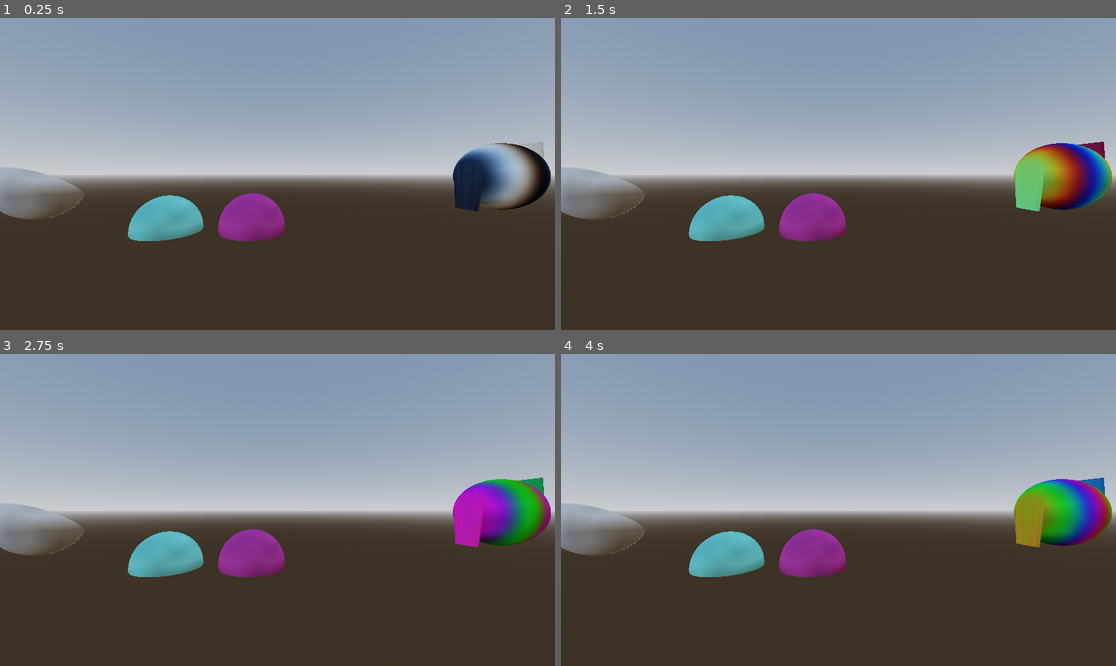
Above: before the commit, frames 1-4 (two rows, left to right).
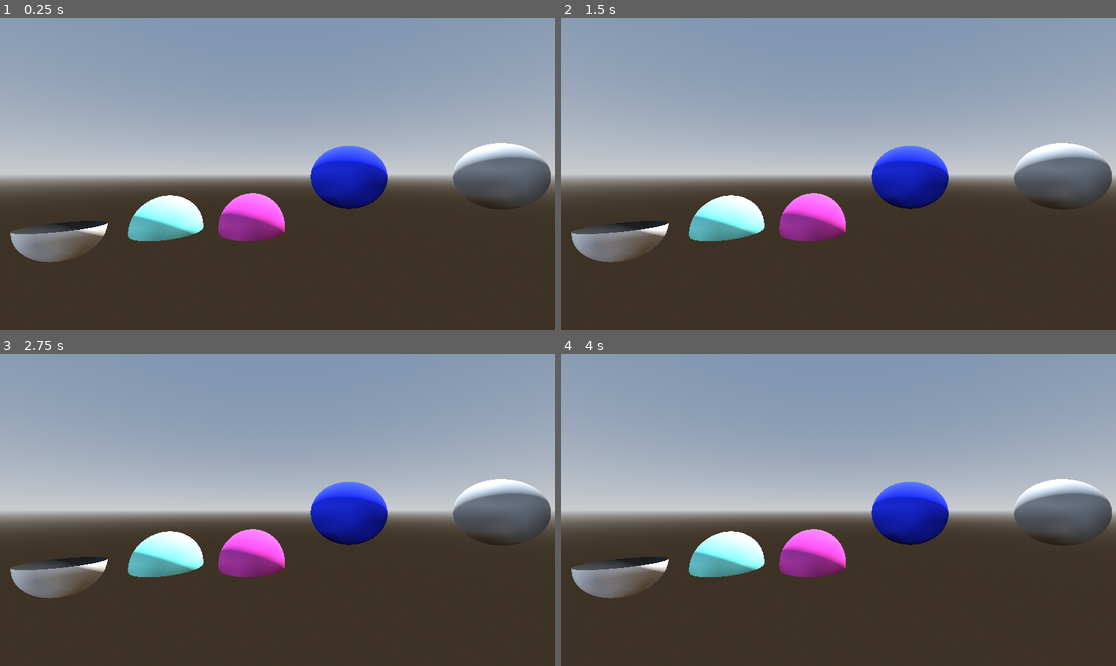
Above: after the commit, the same moments.

Repository: cpoll/sandbox-godot
Game: Godot game, scene res://main.tscn
The game is run twice, just before and just after one commit, with the same random seed, the same clock (stepped at 60 frames per second) and the same inputs.
Inputs:
- Up to frame 1 (0.25 s): no input
- Up to frame 2 (1.5 s): no input
- Up to frame 3 (2.75 s): no input
- Up to frame 4 (4 s): no input

The runs differ from the first frame. In frame 1, 10% of the frame differs, in the area x 0-100%, y 39-79%; in frame 2, 10%; in frame 3, 10%; in frame 4, 10%.

Commit message:
burn shader working -- but how do I add it to an existing material?

Diff:
--- /dev/null
+++ b/Materials/burn.tres
@@ -0,0 +1,3 @@
+[gd_resource type="SphereMesh" format=3 uid="uid://msel4q8lagkv"]
+
+[resource]
--- /dev/null
+++ b/Materials/burn2.tres
@@ -0,0 +1,62 @@
+[gd_resource type="ShaderMaterial" load_steps=5 format=3 uid="uid://ckckoehlw40pa"]
+
+[sub_resource type="Shader" id="Shader_5u114"]
+code = "shader_type spatial;
+render_mode cull_disabled, blend_mix;
+
+
+// Varyings
+varying vec3 var_WorldPos;
+
+uniform vec4 base_color : source_color = vec4(0.541729, 0.965740, 0.914706, 1.000000);
+uniform sampler2D perlin : filter_nearest;
+
+/**
+ * Set between 0.0 and 1.0
+ */
+uniform float burn_thresh = 0.0;
+
+void vertex() {
+	var_WorldPos = (MODEL_MATRIX * vec4(VERTEX, 1.0)).xyz;
+}
+
+void fragment() {
+// Output:0
+	// ALBEDO = vec3(base_color.xyz);
+    //ALBEDO = texture(perlin, UV).rgb;
+    float a = texture(perlin, UV).r;
+    ALPHA = a;
+    // This doesn't seem to work as a pass-through... If the alpha is 0.0, we see the material underneath.
+    // and if it's 1.0, we only see the burn material (white albedo, unless it's the red edge effect).
+
+    // If the alpha is only slightly above the burn_thresh, color it red to look like a burning edge
+    // TODO: This can be a step or something, right?
+    if(a > burn_thresh && a < (burn_thresh+0.1)) {
+        ALBEDO = vec3(1.0, 0.0, 0.0);
+    }
+
+
+   // ALPHA = var_WorldPos.g;
+	ALPHA_SCISSOR_THRESHOLD = burn_thresh;
+}
+"
+
+[sub_resource type="Gradient" id="Gradient_7mycd"]
+offsets = PackedFloat32Array(0, 0.132673, 1)
+colors = PackedColorArray(0, 0, 0, 1, 0.0158416, 0.0158416, 0.0158416, 1, 1, 1, 1, 1)
+
+[sub_resource type="FastNoiseLite" id="FastNoiseLite_272bh"]
+noise_type = 3
+
+[sub_resource type="NoiseTexture2D" id="NoiseTexture2D_7mycd"]
+seamless = true
+seamless_blend_skirt = 0.169
+color_ramp = SubResource("Gradient_7mycd")
+noise = SubResource("FastNoiseLite_272bh")
+
+[resource]
+render_priority = 0
+shader = SubResource("Shader_5u114")
+shader_parameter/base_color = Color(0.541729, 0.96574, 0.914706, 1)
+shader_parameter/perlin = SubResource("NoiseTexture2D_7mycd")
+shader_parameter/burn_thresh = 0.31
--- a/Materials/shader1.tres
+++ b/Materials/shader1.tres
@@ -1,8 +1,3 @@
-[gd_resource type="ShaderMaterial" load_steps=2 format=3 uid="uid://b5sb2y6subx1b"]
-
-[ext_resource type="Shader" uid="uid://o2tms2gbajau" path="res://Shaders/shader1.gdshader" id="1_qtxfr"]
+[gd_resource type="ShaderMaterial" format=3 uid="uid://b5sb2y6subx1b"]
 
 [resource]
-render_priority = 0
-shader = ExtResource("1_qtxfr")
-shader_parameter/wave_height = 0.515
--- a/Materials/warp.tres
+++ b/Materials/warp.tres
@@ -5,3 +5,4 @@
 [resource]
 render_priority = 0
 shader = ExtResource("1_tiks5")
+shader_parameter/threshold = 0.0
--- /dev/null
+++ b/Shaders/burn.gdshader
@@ -0,0 +1,37 @@
+shader_type spatial;
+render_mode cull_disabled;
+
+
+// Varyings
+varying vec3 var_WorldPos;
+
+uniform vec4 base_color : source_color = vec4(0.541729, 0.965740, 0.914706, 1.000000);
+uniform sampler2D perlin : filter_nearest;
+
+/**
+ * Set between 0.0 and 1.0
+ */
+uniform float burn_thresh = 0.0;
+
+void vertex() {
+	var_WorldPos = (MODEL_MATRIX * vec4(VERTEX, 1.0)).xyz;
+}
+
+void fragment() {
+// Output:0
+	// ALBEDO = vec3(base_color.xyz);
+    //ALBEDO = texture(perlin, UV).rgb;
+
+    float a = texture(perlin, UV).r;
+    ALPHA = a;
+
+    // If the alpha is only slightly above the burn_thresh, color it red to look like a burning edge
+    // TODO: This can be a step or something, right?
+    if(a > burn_thresh && a < (burn_thresh+0.1)) {
+        ALBEDO = vec3(1.0, 0.0, 0.0);
+    }
+
+
+   // ALPHA = var_WorldPos.g;
+	ALPHA_SCISSOR_THRESHOLD = burn_thresh;
+}
--- /dev/null
+++ b/Shaders/test.tres
@@ -0,0 +1,220 @@
+[gd_resource type="VisualShader" load_steps=12 format=3 uid="uid://nydrj3b4jffy"]
+
+[ext_resource type="Script" uid="uid://d2347d7grykfe" path="res://perlin_noise_3d.gd" id="1_ljctg"]
+
+[sub_resource type="VisualShaderNodeCustom" id="VisualShaderNodeCustom_h26ei"]
+default_input_values = [2, 10.0]
+initialized = true
+script = ExtResource("1_ljctg")
+
+[sub_resource type="VisualShaderNodeFloatConstant" id="VisualShaderNodeFloatConstant_ljctg"]
+
+[sub_resource type="VisualShaderNodeVaryingGetter" id="VisualShaderNodeVaryingGetter_h26ei"]
+varying_name = "WorldPos"
+varying_type = 4
+
+[sub_resource type="VisualShaderNodeFloatConstant" id="VisualShaderNodeFloatConstant_h26ei"]
+constant = 0.5
+
+[sub_resource type="VisualShaderNodeVaryingGetter" id="VisualShaderNodeVaryingGetter_ljctg"]
+expanded_output_ports = [0]
+varying_name = "Vertex"
+varying_type = 4
+
+[sub_resource type="VisualShaderNodeVaryingSetter" id="VisualShaderNodeVaryingSetter_angqo"]
+varying_name = "WorldPos"
+varying_type = 4
+
+[sub_resource type="VisualShaderNodeInput" id="VisualShaderNodeInput_3nhan"]
+input_name = "vertex"
+
+[sub_resource type="VisualShaderNodeInput" id="VisualShaderNodeInput_4ic4a"]
+input_name = "model_matrix"
+
+[sub_resource type="VisualShaderNodeTransformVecMult" id="VisualShaderNodeTransformVecMult_vtuhc"]
+
+[sub_resource type="VisualShaderNodeVaryingSetter" id="VisualShaderNodeVaryingSetter_ljctg"]
+varying_name = "Vertex"
+varying_type = 4
+
+[resource]
+code = "shader_type spatial;
+render_mode blend_mix, depth_draw_opaque, cull_disabled, diffuse_lambert, specular_schlick_ggx;
+
+
+// Varyings
+varying vec3 var_WorldPos;
+varying vec3 var_Vertex;
+
+
+
+// PerlinNoise3D
+
+        vec3 mod289_3(vec3 x) {
+            return x - floor(x * (1.0 / 289.0)) * 289.0;
+        }
+
+        vec4 mod289_4(vec4 x) {
+            return x - floor(x * (1.0 / 289.0)) * 289.0;
+        }
+
+        vec4 permute(vec4 x) {
+            return mod289_4(((x * 34.0) + 1.0) * x);
+        }
+
+        vec4 taylorInvSqrt(vec4 r) {
+            return 1.79284291400159 - 0.85373472095314 * r;
+        }
+
+        vec3 fade(vec3 t) {
+            return t * t * t * (t * (t * 6.0 - 15.0) + 10.0);
+        }
+
+        // Classic Perlin noise.
+        float cnoise(vec3 P) {
+            vec3 Pi0 = floor(P); // Integer part for indexing.
+            vec3 Pi1 = Pi0 + vec3(1.0); // Integer part + 1.
+            Pi0 = mod289_3(Pi0);
+            Pi1 = mod289_3(Pi1);
+            vec3 Pf0 = fract(P); // Fractional part for interpolation.
+            vec3 Pf1 = Pf0 - vec3(1.0); // Fractional part - 1.0.
+            vec4 ix = vec4(Pi0.x, Pi1.x, Pi0.x, Pi1.x);
+            vec4 iy = vec4(Pi0.yy, Pi1.yy);
+            vec4 iz0 = vec4(Pi0.z);
+            vec4 iz1 = vec4(Pi1.z);
+
+            vec4 ixy = permute(permute(ix) + iy);
+            vec4 ixy0 = permute(ixy + iz0);
+            vec4 ixy1 = permute(ixy + iz1);
+
+            vec4 gx0 = ixy0 * (1.0 / 7.0);
+            vec4 gy0 = fract(floor(gx0) * (1.0 / 7.0)) - 0.5;
+            gx0 = fract(gx0);
+            vec4 gz0 = vec4(0.5) - abs(gx0) - abs(gy0);
+            vec4 sz0 = step(gz0, vec4(0.0));
+            gx0 -= sz0 * (step(0.0, gx0) - 0.5);
+            gy0 -= sz0 * (step(0.0, gy0) - 0.5);
+
+            vec4 gx1 = ixy1 * (1.0 / 7.0);
+            vec4 gy1 = fract(floor(gx1) * (1.0 / 7.0)) - 0.5;
+            gx1 = fract(gx1);
+            vec4 gz1 = vec4(0.5) - abs(gx1) - abs(gy1);
+            vec4 sz1 = step(gz1, vec4(0.0));
+            gx1 -= sz1 * (step(0.0, gx1) - 0.5);
+            gy1 -= sz1 * (step(0.0, gy1) - 0.5);
+
+            vec3 g000 = vec3(gx0.x, gy0.x, gz0.x);
+            vec3 g100 = vec3(gx0.y, gy0.y, gz0.y);
+            vec3 g010 = vec3(gx0.z, gy0.z, gz0.z);
+            vec3 g110 = vec3(gx0.w, gy0.w, gz0.w);
+            vec3 g001 = vec3(gx1.x, gy1.x, gz1.x);
+            vec3 g101 = vec3(gx1.y, gy1.y, gz1.y);
+            vec3 g011 = vec3(gx1.z, gy1.z, gz1.z);
+            vec3 g111 = vec3(gx1.w, gy1.w, gz1.w);
+
+            vec4 norm0 = taylorInvSqrt(vec4(dot(g000, g000), dot(g010, g010), dot(g100, g100), dot(g110, g110)));
+            g000 *= norm0.x;
+            g010 *= norm0.y;
+            g100 *= norm0.z;
+            g110 *= norm0.w;
+            vec4 norm1 = taylorInvSqrt(vec4(dot(g001, g001), dot(g011, g011), dot(g101, g101), dot(g111, g111)));
+            g001 *= norm1.x;
+            g011 *= norm1.y;
+            g101 *= norm1.z;
+            g111 *= norm1.w;
+
+            float n000 = dot(g000, Pf0);
+            float n100 = dot(g100, vec3(Pf1.x, Pf0.yz));
+            float n010 = dot(g010, vec3(Pf0.x, Pf1.y, Pf0.z));
+            float n110 = dot(g110, vec3(Pf1.xy, Pf0.z));
+            float n001 = dot(g001, vec3(Pf0.xy, Pf1.z));
+            float n101 = dot(g101, vec3(Pf1.x, Pf0.y, Pf1.z));
+            float n011 = dot(g011, vec3(Pf0.x, Pf1.yz));
+            float n111 = dot(g111, Pf1);
+
+            vec3 fade_xyz = fade(Pf0);
+            vec4 n_z = mix(vec4(n000, n100, n010, n110), vec4(n001, n101, n011, n111), fade_xyz.z);
+            vec2 n_yz = mix(n_z.xy, n_z.zw, fade_xyz.y);
+            float n_xyz = mix(n_yz.x, n_yz.y, fade_xyz.x);
+            return 2.2 * n_xyz;
+        }
+
+
+void vertex() {
+// Input:4
+	mat4 n_out4p0 = MODEL_MATRIX;
+
+
+// Input:3
+	vec3 n_out3p0 = VERTEX;
+
+
+// TransformVectorMult:5
+	vec3 n_out5p0 = (n_out4p0 * vec4(n_out3p0, 1.0)).xyz;
+
+
+// VaryingSetter:2
+	var_WorldPos = n_out5p0;
+
+
+// VaryingSetter:6
+	var_Vertex = n_out3p0;
+
+
+}
+
+void fragment() {
+// VaryingGetter:4
+	vec3 n_out4p0 = var_WorldPos;
+
+
+// FloatConstant:3
+	float n_out3p0 = 0.000000;
+
+
+	float n_out2p0;
+// PerlinNoise3D:2
+	float n_in2p2 = 10.00000;
+	{
+		n_out2p0 = cnoise(vec3((n_out4p0.xy + vec3(n_out3p0).xy) * n_in2p2, n_out3p0)) * 0.5 + 0.5;
+	}
+
+
+// FloatConstant:5
+	float n_out5p0 = 0.500000;
+
+
+// Output:0
+	ALPHA = n_out2p0;
+	ALPHA_SCISSOR_THRESHOLD = n_out5p0;
+
+
+}
+"
+modes/cull = 2
+varyings/WorldPos = "0,4"
+varyings/Vertex = "0,4"
+nodes/vertex/0/position = Vector2(1460, 20)
+nodes/vertex/2/node = SubResource("VisualShaderNodeVaryingSetter_angqo")
+nodes/vertex/2/position = Vector2(700, 280)
+nodes/vertex/3/node = SubResource("VisualShaderNodeInput_3nhan")
+nodes/vertex/3/position = Vector2(0, 300)
+nodes/vertex/4/node = SubResource("VisualShaderNodeInput_4ic4a")
+nodes/vertex/4/position = Vector2(20, 140)
+nodes/vertex/5/node = SubResource("VisualShaderNodeTransformVecMult_vtuhc")
+nodes/vertex/5/position = Vector2(400, 180)
+nodes/vertex/6/node = SubResource("VisualShaderNodeVaryingSetter_ljctg")
+nodes/vertex/6/position = Vector2(700, 420)
+nodes/vertex/connections = PackedInt32Array(4, 0, 5, 0, 3, 0, 5, 1, 5, 0, 2, 0, 3, 0, 6, 0)
+nodes/fragment/0/position = Vector2(1400, -20)
+nodes/fragment/2/node = SubResource("VisualShaderNodeCustom_h26ei")
+nodes/fragment/2/position = Vector2(680, 180)
+nodes/fragment/3/node = SubResource("VisualShaderNodeFloatConstant_ljctg")
+nodes/fragment/3/position = Vector2(360, 280)
+nodes/fragment/4/node = SubResource("VisualShaderNodeVaryingGetter_h26ei")
+nodes/fragment/4/position = Vector2(360, 140)
+nodes/fragment/5/node = SubResource("VisualShaderNodeFloatConstant_h26ei")
+nodes/fragment/5/position = Vector2(1020, 700)
+nodes/fragment/6/node = SubResource("VisualShaderNodeVaryingGetter_ljctg")
+nodes/fragment/6/position = Vector2(360, -60)
+nodes/fragment/connections = PackedInt32Array(3, 0, 2, 3, 5, 0, 0, 19, 2, 0, 0, 1, 3, 0, 2, 1, 4, 0, 2, 0)
--- a/Shaders/warp-visual.tres
+++ b/Shaders/warp-visual.tres
@@ -78,7 +78,6 @@
 
 }
 "
-graph_offset = Vector2(-279.049, -164.075)
 modes/cull = 2
 varyings/WorldPos = "0,4"
 nodes/vertex/0/position = Vector2(1460, 20)
--- a/Shaders/warp.gdshader
+++ b/Shaders/warp.gdshader
@@ -1,26 +1,39 @@
 shader_type spatial;
-// render_mode cull_disabled;
 render_mode cull_disabled;
 
 varying vec3 local_position;
 
+/**
+Threshold between 0.5 and -0.5. 0.5 is fully visible, -0.5 is fully gone.
+The object will warp/dissolve from top to bottom.
+*/
+uniform float threshold = 0.0;
+
 void vertex() {
 	// Pass the local vertex position to the fragment shader
 	local_position = VERTEX;
+    // world_position = (MODEL_MATRIX * vec4(VERTEX, 1.0)).xyz;
 }
 
 void fragment() {
-	float threshold = 0.0; // Adjust this value to control the transparency boundary
 	if (local_position.y > threshold) {
-		ALPHA = 0.0; // Fully transparent
+        // TODO: Next step is multiply some perlin noise on the edge?
+        // Maybe add it to the local_position.y. If it's too far it won't do anything, if it's close it'll set it solid only if the noise
+        // is solid.
+
+        // Also remember, you can multiply two black-or-white textures to get the intersection...
+		ALPHA = 0.0;
 	} else {
-		ALPHA = 1.0; // Fully opaque
+		ALPHA = 1.0;
 	}
 
-    //if(!FRONT_FACING) {
-        //ALBEDO = vec3(0.0, 0.0, 0.0);
-        //DEPTH = -100.0;
-    //}
+    // Essential. WTF Does this do? It makes ALPHA all-or-nothing, which somehow stops the Z-fighting.
+    // The z-fighting is something to do with the cull_disabled setting.
+    ALPHA_SCISSOR_THRESHOLD = 0.5;
+
+    if(!FRONT_FACING) {
+        ALBEDO = vec3(0.2, 0.2, 0.2);
+    }
 
 }
 
--- a/main.tscn
+++ b/main.tscn
@@ -1,9 +1,12 @@
-[gd_scene load_steps=15 format=3 uid="uid://cc46equgey5d4"]
+[gd_scene load_steps=21 format=3 uid="uid://cc46equgey5d4"]
 
 [ext_resource type="Material" uid="uid://b5sb2y6subx1b" path="res://Materials/shader1.tres" id="1_ig7tw"]
 [ext_resource type="Material" uid="uid://ba2gsb7naaf31" path="res://Materials/warp.tres" id="2_0xm2m"]
 [ext_resource type="Shader" uid="uid://dc2dox2602461" path="res://Shaders/warp2.gdshader" id="3_h2yge"]
 [ext_resource type="Shader" uid="uid://drroqopsl1juf" path="res://Shaders/warp-visual.tres" id="4_1bvp3"]
+[ext_resource type="SphereMesh" uid="uid://msel4q8lagkv" path="res://Materials/burn.tres" id="5_272bh"]
+[ext_resource type="Shader" uid="uid://nydrj3b4jffy" path="res://Shaders/test.tres" id="5_lquwl"]
+[ext_resource type="Material" uid="uid://ckckoehlw40pa" path="res://Materials/burn2.tres" id="7_5vw27"]
 
 [sub_resource type="ProceduralSkyMaterial" id="ProceduralSkyMaterial_7dm0k"]
 sky_horizon_color = Color(0.662243, 0.671743, 0.686743, 1)
@@ -39,6 +42,19 @@
 
 [sub_resource type="SphereMesh" id="SphereMesh_7mycd"]
 
+[sub_resource type="ShaderMaterial" id="ShaderMaterial_5vw27"]
+render_priority = 0
+shader = ExtResource("5_lquwl")
+
+[sub_resource type="StandardMaterial3D" id="StandardMaterial3D_kek77"]
+next_pass = ExtResource("7_5vw27")
+depth_draw_mode = 1
+albedo_color = Color(0.121569, 0.203922, 1, 1)
+
+[sub_resource type="SphereMesh" id="SphereMesh_4c57u"]
+material = SubResource("StandardMaterial3D_kek77")
+radius = 0.575
+
 [node name="Node3D" type="Node3D"]
 
 [node name="WorldEnvironment" type="WorldEnvironment" parent="."]
@@ -46,7 +62,6 @@
 
 [node name="DirectionalLight3D" type="DirectionalLight3D" parent="."]
 transform = Transform3D(-0.866023, -0.433016, 0.250001, 0, 0.499998, 0.866027, -0.500003, 0.749999, -0.43301, 0, 0, 0)
-visible = false
 shadow_enabled = true
 
 [node name="Camera3D" type="Camera3D" parent="."]
@@ -64,7 +79,7 @@
 surface_material_override/0 = ExtResource("1_ig7tw")
 
 [node name="WarpEffect" type="MeshInstance3D" parent="."]
-transform = Transform3D(1, 0, 0, 0, 0.842142, 0.539256, 0, -0.539256, 0.842142, -3.78688, 1.18451, 0.0265848)
+transform = Transform3D(1, 0, 0, 0, 0.998241, 0.059289, 0, -0.059289, 0.998241, -3.44043, 0.570132, 0.0265848)
 mesh = SubResource("SphereMesh_0xm2m")
 skeleton = NodePath("../ShaderSphere")
 surface_material_override/0 = ExtResource("2_0xm2m")
@@ -77,3 +92,18 @@
 transform = Transform3D(1, 0, 0, 0, 1, 0, 0, 0, 1, -1.88094, 0.534724, 0)
 material_override = SubResource("ShaderMaterial_lquwl")
 mesh = SubResource("SphereMesh_7mycd")
+
+[node name="MeshInstance3D2" type="MeshInstance3D" parent="."]
+transform = Transform3D(1, 0, 0, 0, 1, 0, 0, 0, 1, -8.18615, 0.765894, 0.0985165)
+mesh = ExtResource("5_272bh")
+surface_material_override/0 = SubResource("ShaderMaterial_5vw27")
+
+[node name="Texture2d" type="MeshInstance3D" parent="."]
+transform = Transform3D(1, 0, 0, 0, 1, 0, 0, 0, 1, -5.39954, 0.757518, 0.197033)
+mesh = ExtResource("5_272bh")
+skeleton = NodePath("../MeshInstance3D2")
+surface_material_override/0 = ExtResource("7_5vw27")
+
+[node name="Burningball" type="MeshInstance3D" parent="."]
+transform = Transform3D(1, 0, 0, 0, 1, 0, 0, 0, 1, 0.903358, 1.31528, -0.154216)
+mesh = SubResource("SphereMesh_4c57u")
--- /dev/null
+++ b/perlin_noise_3d.gd
@@ -0,0 +1,164 @@
+@tool
+extends VisualShaderNodeCustom
+class_name VisualShaderNodePerlinNoise3D
+
+# Custom shader node, see: https://docs.godotengine.org/en/stable/tutorials/plugins/editor/visual_shader_plugins.html
+# I suspect it's a bad idea to run this in fragment() though? It'll run the code a lot?
+# It looks like it's not changing, but that's just because the input parameters don't change.
+
+
+func _get_name():
+    return "PerlinNoise3D"
+
+
+func _get_category():
+    return "MyShaderNodes"
+
+
+func _get_description():
+    return "Classic Perlin-Noise-3D function (by Curly-Brace)"
+
+
+func _init():
+    set_input_port_default_value(2, 0.0)
+
+
+func _get_return_icon_type():
+    return VisualShaderNode.PORT_TYPE_SCALAR
+
+
+func _get_input_port_count():
+    return 4
+
+
+func _get_input_port_name(port):
+    match port:
+        0:
+            return "uv"
+        1:
+            return "offset"
+        2:
+            return "scale"
+        3:
+            return "time"
+
+
+func _get_input_port_type(port):
+    match port:
+        0:
+            return VisualShaderNode.PORT_TYPE_VECTOR_3D
+        1:
+            return VisualShaderNode.PORT_TYPE_VECTOR_3D
+        2:
+            return VisualShaderNode.PORT_TYPE_SCALAR
+        3:
+            return VisualShaderNode.PORT_TYPE_SCALAR
+
+
+func _get_output_port_count():
+    return 1
+
+
+func _get_output_port_name(port):
+    return "result"
+
+
+func _get_output_port_type(port):
+    return VisualShaderNode.PORT_TYPE_SCALAR
+
+
+func _get_global_code(mode):
+    return """
+        vec3 mod289_3(vec3 x) {
+            return x - floor(x * (1.0 / 289.0)) * 289.0;
+        }
+
+        vec4 mod289_4(vec4 x) {
+            return x - floor(x * (1.0 / 289.0)) * 289.0;
+        }
+
+        vec4 permute(vec4 x) {
+            return mod289_4(((x * 34.0) + 1.0) * x);
+        }
+
+        vec4 taylorInvSqrt(vec4 r) {
+            return 1.79284291400159 - 0.85373472095314 * r;
+        }
+
+        vec3 fade(vec3 t) {
+            return t * t * t * (t * (t * 6.0 - 15.0) + 10.0);
+        }
+
+        // Classic Perlin noise.
+        float cnoise(vec3 P) {
+            vec3 Pi0 = floor(P); // Integer part for indexing.
+            vec3 Pi1 = Pi0 + vec3(1.0); // Integer part + 1.
+            Pi0 = mod289_3(Pi0);
+            Pi1 = mod289_3(Pi1);
+            vec3 Pf0 = fract(P); // Fractional part for interpolation.
+            vec3 Pf1 = Pf0 - vec3(1.0); // Fractional part - 1.0.
+            vec4 ix = vec4(Pi0.x, Pi1.x, Pi0.x, Pi1.x);
+            vec4 iy = vec4(Pi0.yy, Pi1.yy);
+            vec4 iz0 = vec4(Pi0.z);
+            vec4 iz1 = vec4(Pi1.z);
+
+            vec4 ixy = permute(permute(ix) + iy);
+            vec4 ixy0 = permute(ixy + iz0);
+            vec4 ixy1 = permute(ixy + iz1);
+
+            vec4 gx0 = ixy0 * (1.0 / 7.0);
+            vec4 gy0 = fract(floor(gx0) * (1.0 / 7.0)) - 0.5;
+            gx0 = fract(gx0);
+            vec4 gz0 = vec4(0.5) - abs(gx0) - abs(gy0);
+            vec4 sz0 = step(gz0, vec4(0.0));
+            gx0 -= sz0 * (step(0.0, gx0) - 0.5);
+            gy0 -= sz0 * (step(0.0, gy0) - 0.5);
+
+            vec4 gx1 = ixy1 * (1.0 / 7.0);
+            vec4 gy1 = fract(floor(gx1) * (1.0 / 7.0)) - 0.5;
+            gx1 = fract(gx1);
+            vec4 gz1 = vec4(0.5) - abs(gx1) - abs(gy1);
+            vec4 sz1 = step(gz1, vec4(0.0));
+            gx1 -= sz1 * (step(0.0, gx1) - 0.5);
+            gy1 -= sz1 * (step(0.0, gy1) - 0.5);
+
+            vec3 g000 = vec3(gx0.x, gy0.x, gz0.x);
+            vec3 g100 = vec3(gx0.y, gy0.y, gz0.y);
+            vec3 g010 = vec3(gx0.z, gy0.z, gz0.z);
+            vec3 g110 = vec3(gx0.w, gy0.w, gz0.w);
+            vec3 g001 = vec3(gx1.x, gy1.x, gz1.x);
+            vec3 g101 = vec3(gx1.y, gy1.y, gz1.y);
+            vec3 g011 = vec3(gx1.z, gy1.z, gz1.z);
+            vec3 g111 = vec3(gx1.w, gy1.w, gz1.w);
+
+            vec4 norm0 = taylorInvSqrt(vec4(dot(g000, g000), dot(g010, g010), dot(g100, g100), dot(g110, g110)));
+            g000 *= norm0.x;
+            g010 *= norm0.y;
+            g100 *= norm0.z;
+            g110 *= norm0.w;
+            vec4 norm1 = taylorInvSqrt(vec4(dot(g001, g001), dot(g011, g011), dot(g101, g101), dot(g111, g111)));
+            g001 *= norm1.x;
+            g011 *= norm1.y;
+            g101 *= norm1.z;
+            g111 *= norm1.w;
+
+            float n000 = dot(g000, Pf0);
+            float n100 = dot(g100, vec3(Pf1.x, Pf0.yz));
+            float n010 = dot(g010, vec3(Pf0.x, Pf1.y, Pf0.z));
+            float n110 = dot(g110, vec3(Pf1.xy, Pf0.z));
+            float n001 = dot(g001, vec3(Pf0.xy, Pf1.z));
+            float n101 = dot(g101, vec3(Pf1.x, Pf0.y, Pf1.z));
+            float n011 = dot(g011, vec3(Pf0.x, Pf1.yz));
+            float n111 = dot(g111, Pf1);
+
+            vec3 fade_xyz = fade(Pf0);
+            vec4 n_z = mix(vec4(n000, n100, n010, n110), vec4(n001, n101, n011, n111), fade_xyz.z);
+            vec2 n_yz = mix(n_z.xy, n_z.zw, fade_xyz.y);
+            float n_xyz = mix(n_yz.x, n_yz.y, fade_xyz.x);
+            return 2.2 * n_xyz;
+        }
+    """
+
+
+func _get_code(input_vars, output_vars, mode, type):
+    return output_vars[0] + " = cnoise(vec3((%s.xy + %s.xy) * %s, %s)) * 0.5 + 0.5;" % [input_vars[0], input_vars[1], input_vars[2], input_vars[3]]
Not shown, added: Shaders/burn.gdshader.uid
Not shown, added: perlin_noise_3d.gd.uid
